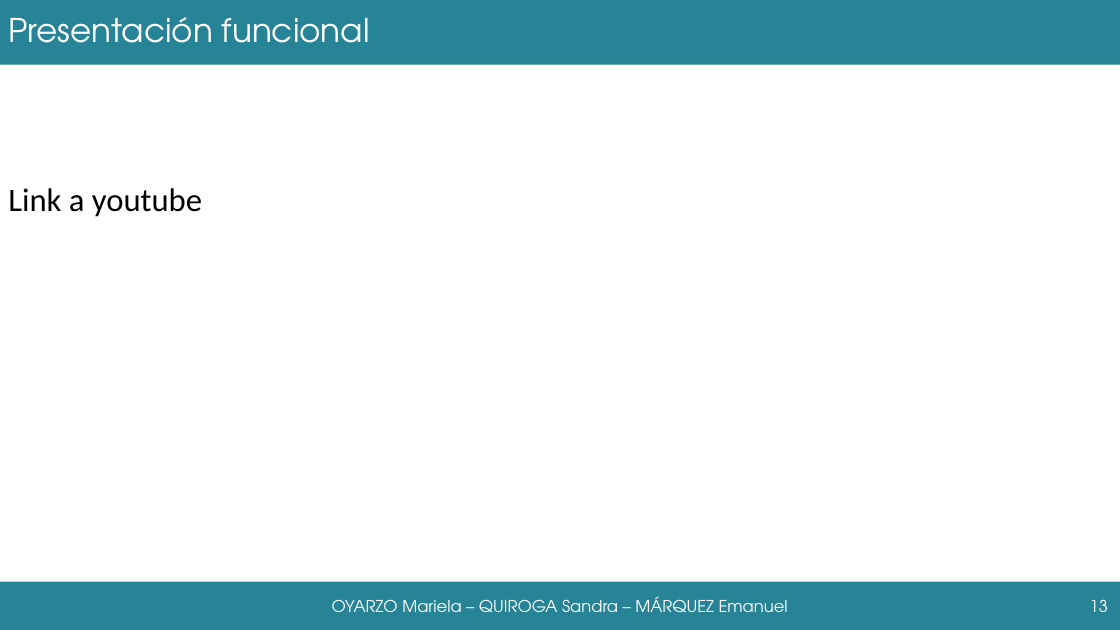
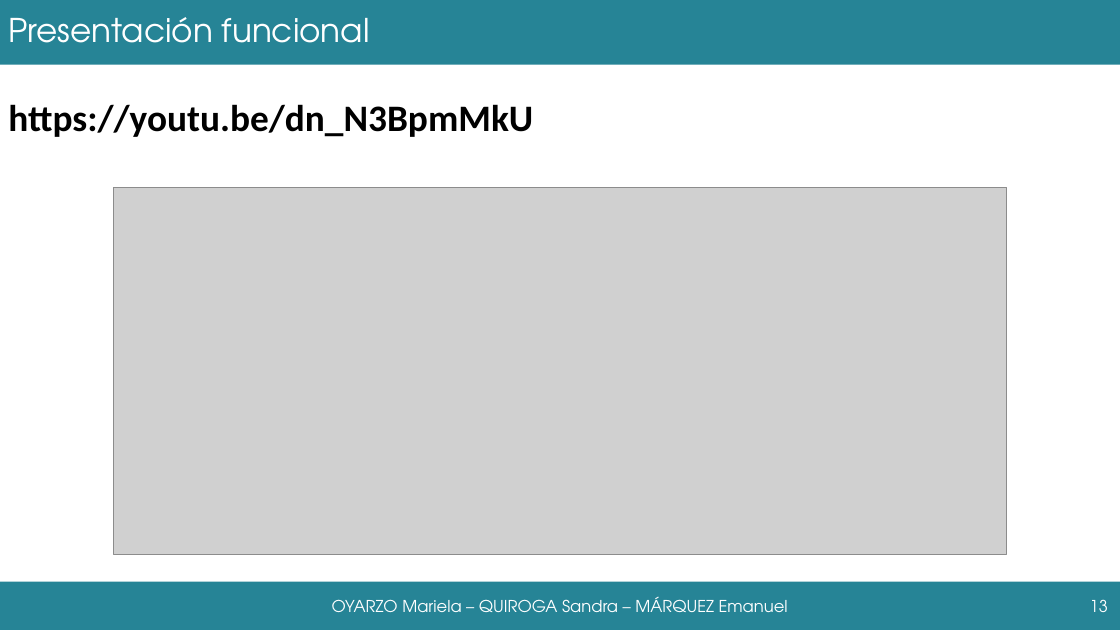
Before and after one commit to grupoyenu/yenu, a slide deck: slide 13 of 08. Presentaciones/Presentación 11.pptx. Drawn at 1120x630 pixels with LibreOffice and Linux fonts; fonts in the diff are those of the drawing; grey boxes stand for pictures; background and template pictures are left out. Boxes give left, top, right and bottom in pixels: in the first picture for what was removed or moved away, otherwise in the second. Text is boxed around its words. In the diff, an @@ line names an element or a change of style, - is before the commit and + after.

```diff
--- a/08. Presentaciones/Presentación 11.pptx
+++ b/08. Presentaciones/Presentación 11.pptx
@@ text added at bbox=[8, 104, 533, 137], 32 pt, text #000000, bold @@
+https://youtu.be/dn_N3BpmMkU
@@ text removed at bbox=[8, 188, 202, 217] @@
-Link a youtube
@@ picture added at bbox=[113, 187, 1007, 555] @@
```
